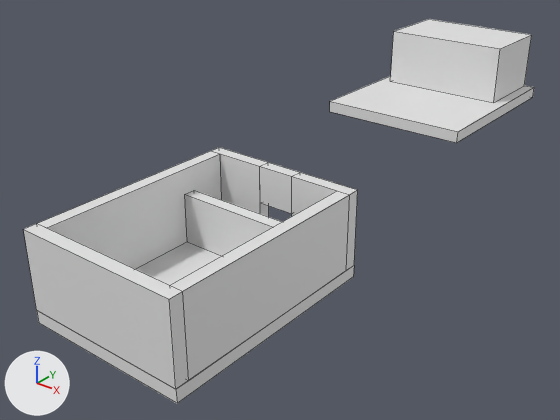
One commit to the Blender file assets/scene/levels.blend: the scene before it, then after it.
Both versions are drawn from a 50 mm lens placed at (33.0, -34.2, 28.7), pointed at (-2.6, 10.2, 1.2). Every picture has the same lights, and +X, +Y and +Z are marked at lower left. Mesh edges are drawn as thin lines.

In view in the first picture: 'Floor.001', 'Floor.002', 'Sensor', 'UnitCube.003', 'WallE', 'WallNCenter', 'WallNLeft', 'WallNRight', 'WallS', 'WallW'.
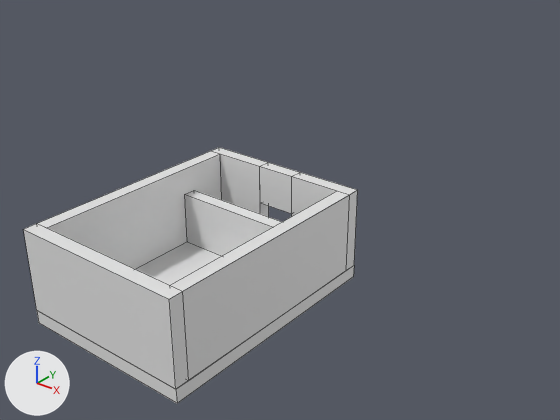
Commit message: Fix second level flag logic

The edits, one by one:
Object 'Floor.002' (ob_floor_002) is deleted.
Object 'UnitCube.003' (ob_unitcube_003) is deleted.

Boxes [x1, y1, x2, y2] around the edits, measured in the pictures (560 x 420 px):
'UnitCube.003', deleted: before [390, 19, 532, 103]
'Floor.002', deleted: before [330, 76, 534, 143]
